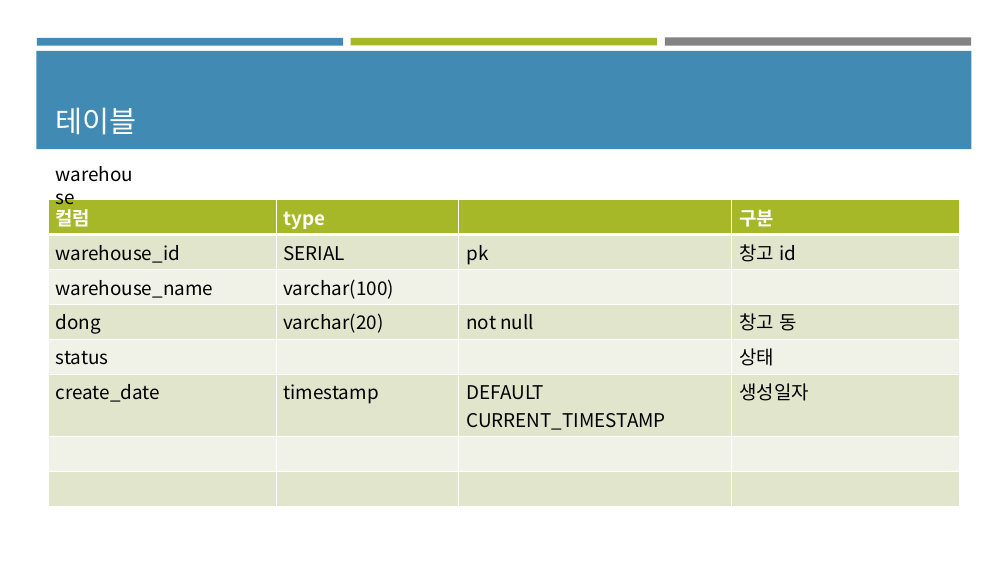
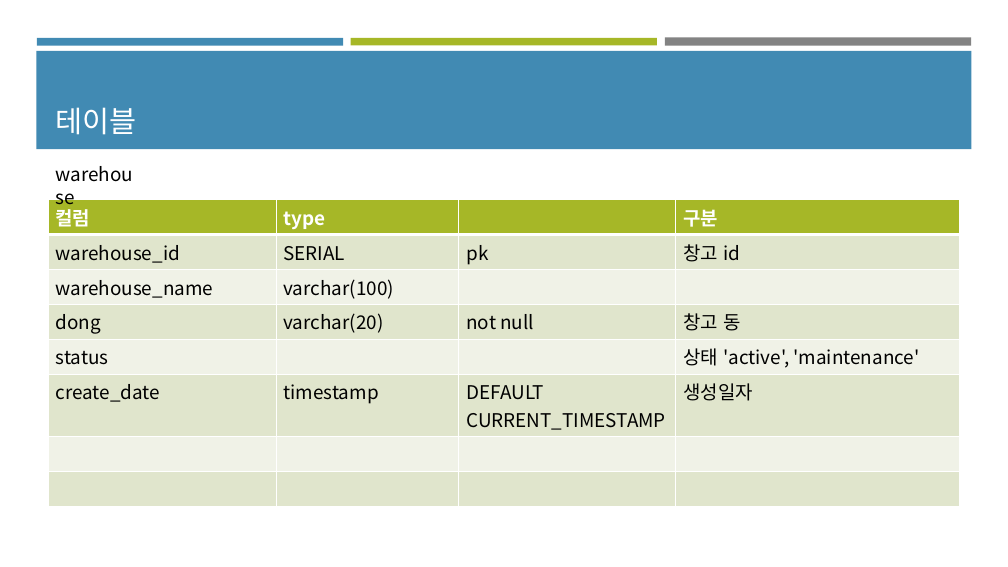
Before and after one commit to mkim0203/yolo_mini_project, a slide deck: slide 12 of 창고관리.pptx. Drawn at 1008x567 pixels with LibreOffice and Linux fonts; fonts in the diff are those of the drawing. Boxes give left, top, right and bottom in pixels: in the first picture for what was removed or moved away, otherwise in the second. Text is boxed around its words. In the diff, an @@ line names an element or a change of style, - is before the commit and + after.

```diff
--- a/창고관리.pptx
+++ b/창고관리.pptx
@@ table at box(48, 200, 961, 467) @@
-row 5, column 4: 상태
+row 5, column 4: 상태 'active', 'maintenance'
```
Also in this commit, not shown: 5 other slides changed, 14 other files.
